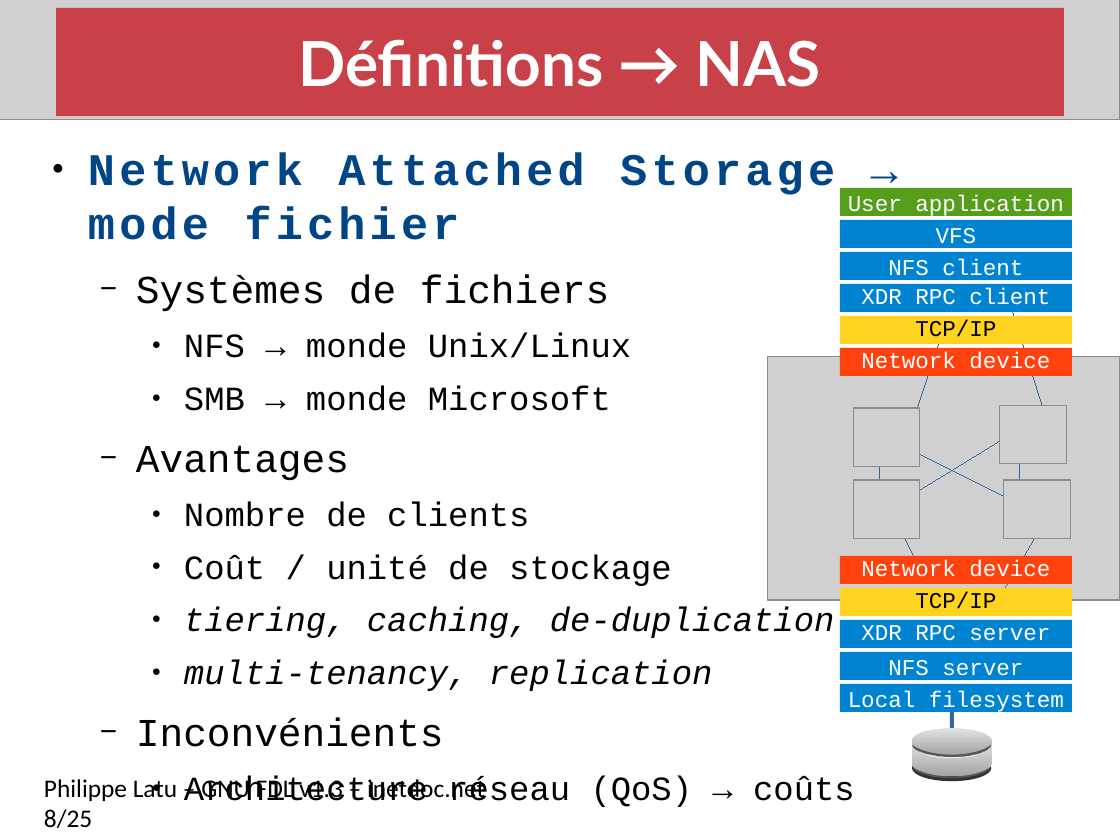
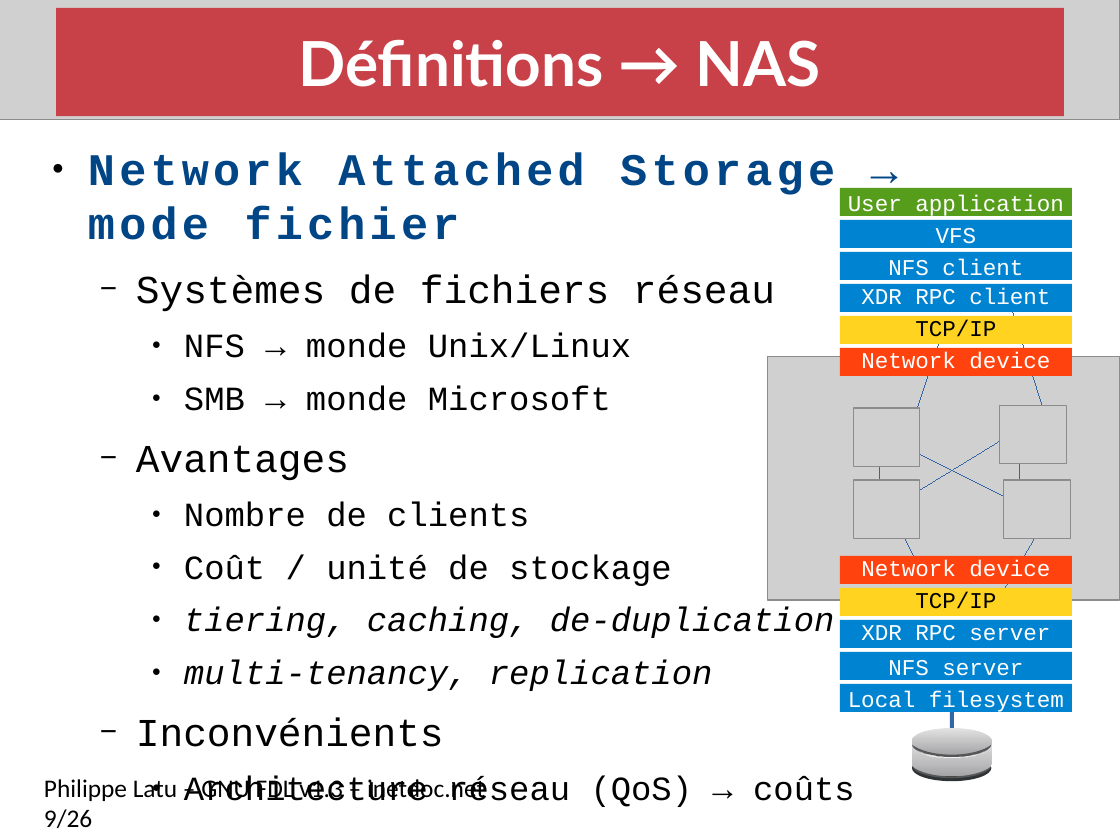
Before and after one commit to platu/inetdoc, a slide deck: slide 9 of presentations/net-storage/net-storage.odp (slide 8 before the commit). Drawn at 1120x840 pixels with LibreOffice and Linux fonts; fonts in the diff are those of the drawing; grey boxes stand for pictures. Boxes give left, top, right and bottom in pixels: in the first picture for what was removed or moved away, otherwise in the second. Text is boxed around its words. In the diff, an @@ line names an element or a change of style, - is before the commit and + after.

Commit message:
édition 2021 présentation stockage réseau

```diff
--- a/presentations/net-storage/net-storage.odp
+++ b/presentations/net-storage/net-storage.odp
@@ text at (136, 275, 775, 312): text changed @@
-  − Systèmes de fichiers
+  − Systèmes de fichiers réseau
@@ text at (44, 776, 485, 828): text changed @@
-Philippe Latu – GNU FDL v1.3 – inetdoc.net 8/25
+Philippe Latu – GNU FDL v1.3 – inetdoc.net 9/26
```
Also in this commit, not shown: 15 other slides changed, 1 slide added, 1 other file.
